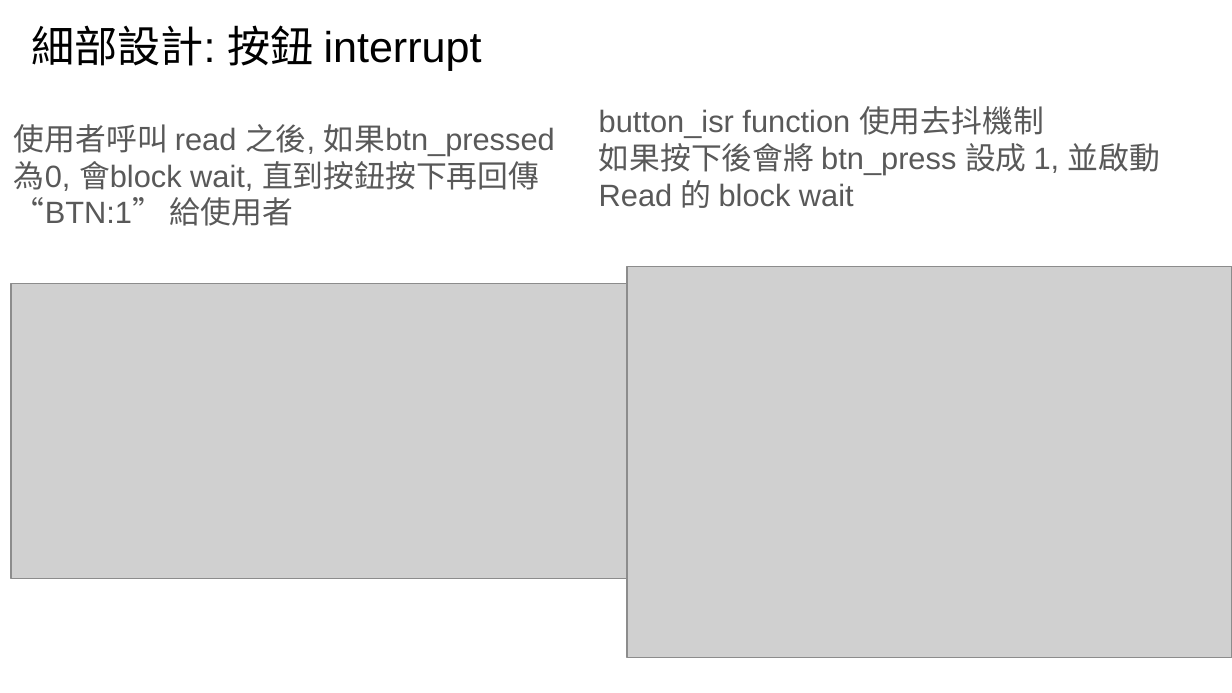
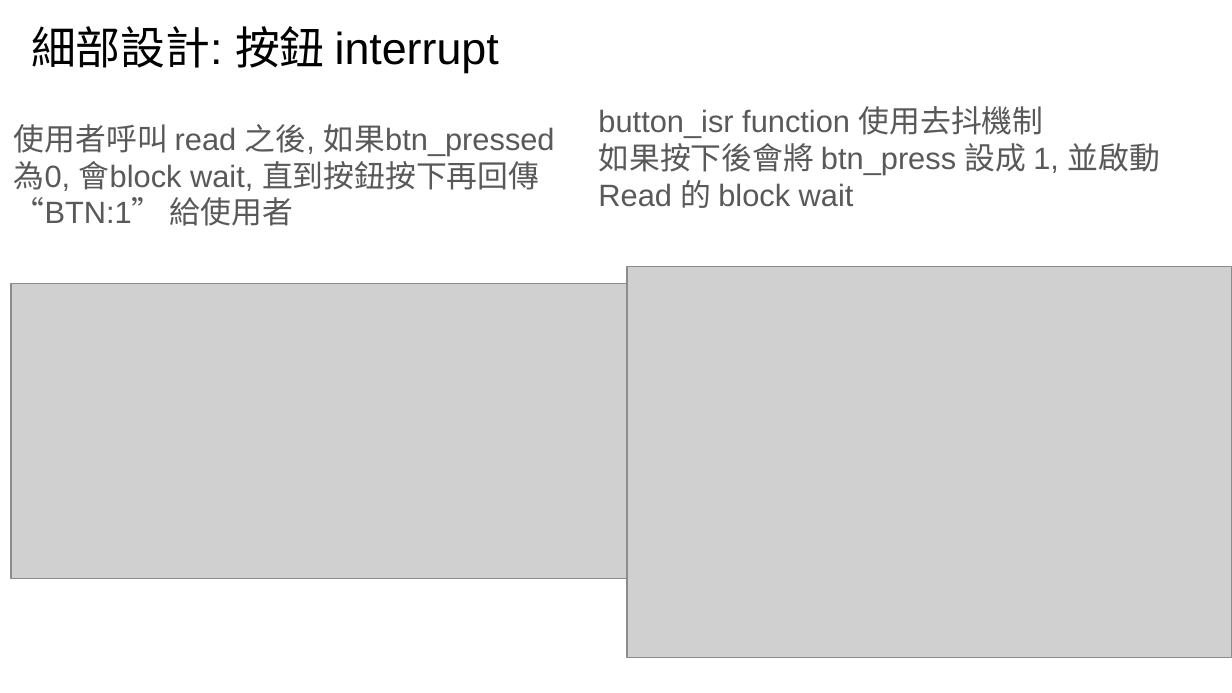
Before and after one commit to jaco267/EOS_2025, a slide deck: slide 17 of FP_design2_group7.pptx. Drawn at 1232x693 pixels with LibreOffice and Linux fonts; fonts in the diff are those of the drawing; grey boxes stand for pictures. Boxes give left, top, right and bottom in pixels: in the first picture for what was removed or moved away, otherwise in the second. Text is boxed around its words. In the diff, an @@ line names an element or a change of style, - is before the commit and + after.

```diff
--- a/FP_design2_group7.pptx
+++ b/FP_design2_group7.pptx
@@ title "細部設計: 按鈕 interrupt" at (x1=31, y1=26, x2=499, y2=73): size 25.2 to 26.2 pt @@
```
Also in this commit, not shown: 20 other slides changed, 1 other file.
